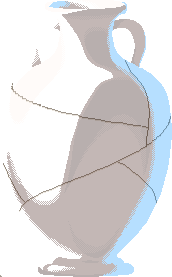
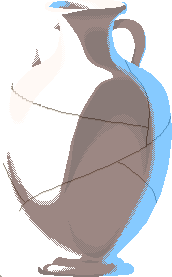
Before/after of a 172 × 277 layered artwork. What changed in the layer stack:
added layer "Ebene 1 Kopie" above "Ebene 1" over [7, 0, 172, 277]
